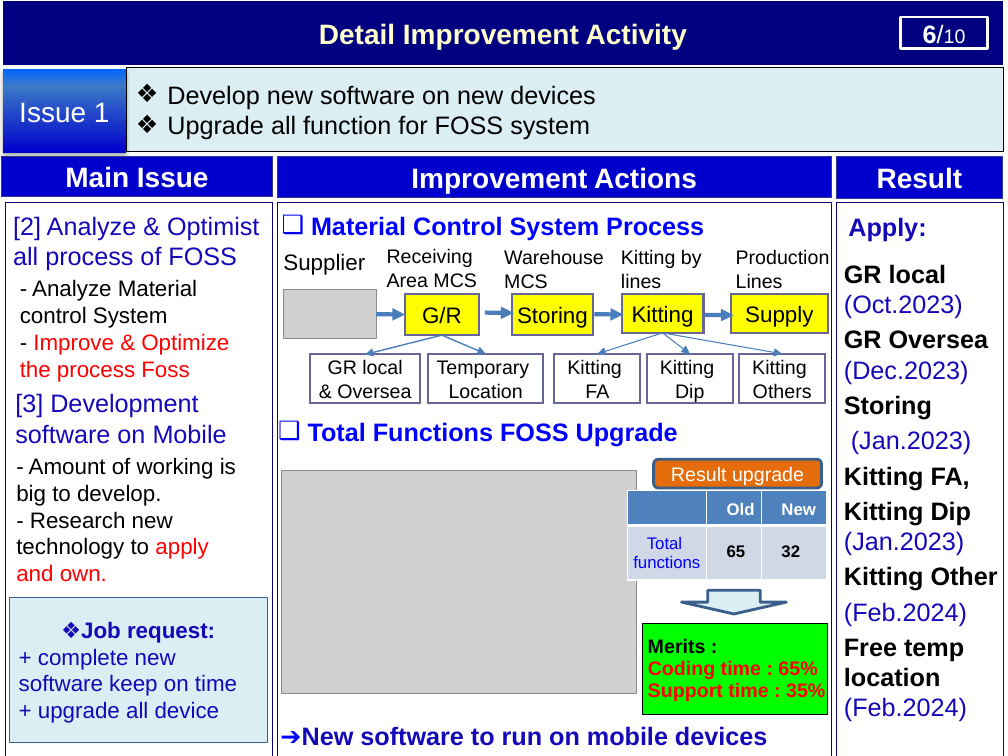
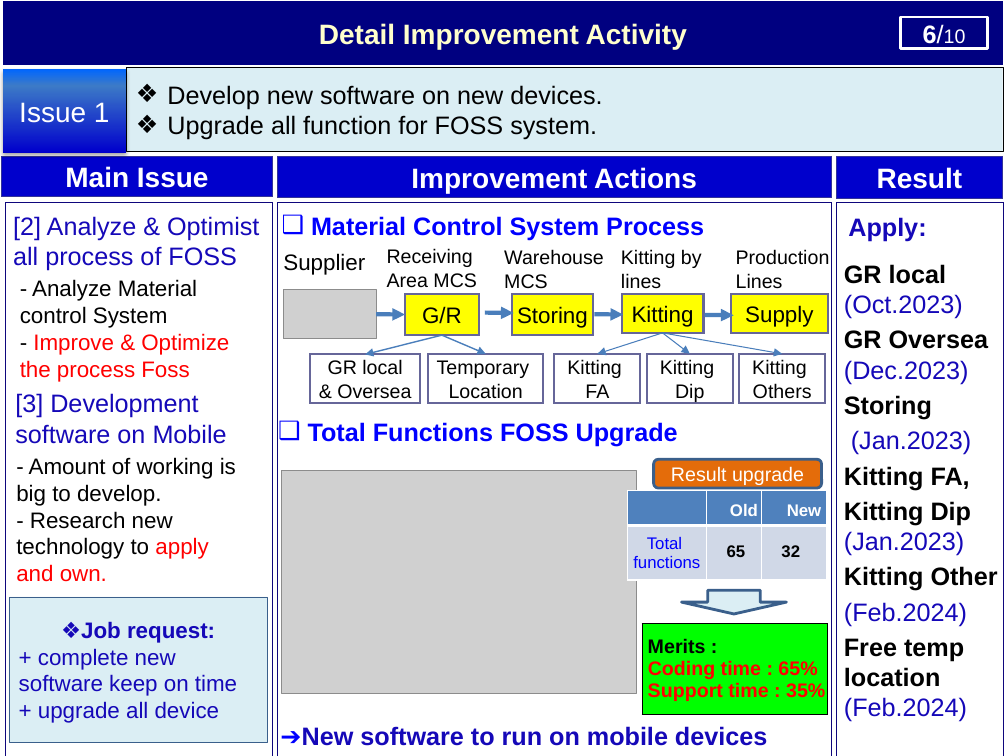
Before and after one commit to thietbicongnghevietnam/ReportPSNV, a slide deck: slide 7 of Report_test.pptx. Drawn at 1008x756 pixels with LibreOffice and Linux fonts; fonts in the diff are those of the drawing; grey boxes stand for pictures. Boxes give left, top, right and bottom in pixels: in the first picture for what was removed or moved away, otherwise in the second. Text is boxed around its words. In the diff, an @@ line names an element or a change of style, - is before the commit and + after.

```diff
--- a/Report_test.pptx
+++ b/Report_test.pptx
@@ text in rectangle at (x1=167, y1=85, x2=602, y2=140): text changed @@
-❖ Develop new software on new devices
-❖ Upgrade all function for FOSS system
+❖ Develop new software on new devices.
+❖ Upgrade all function for FOSS system.
@@ table at (x1=627, y1=490, x2=826, y2=580) @@
@@ alignment left to centre @@
```
Also in this commit, not shown: 7 other slides changed, 1 other file.
